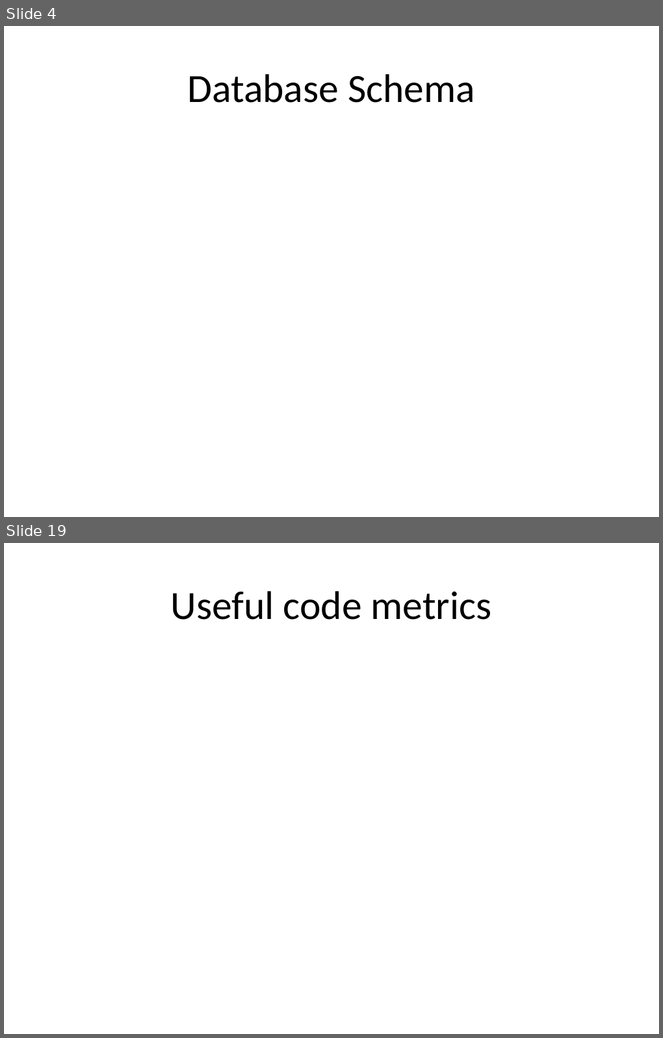
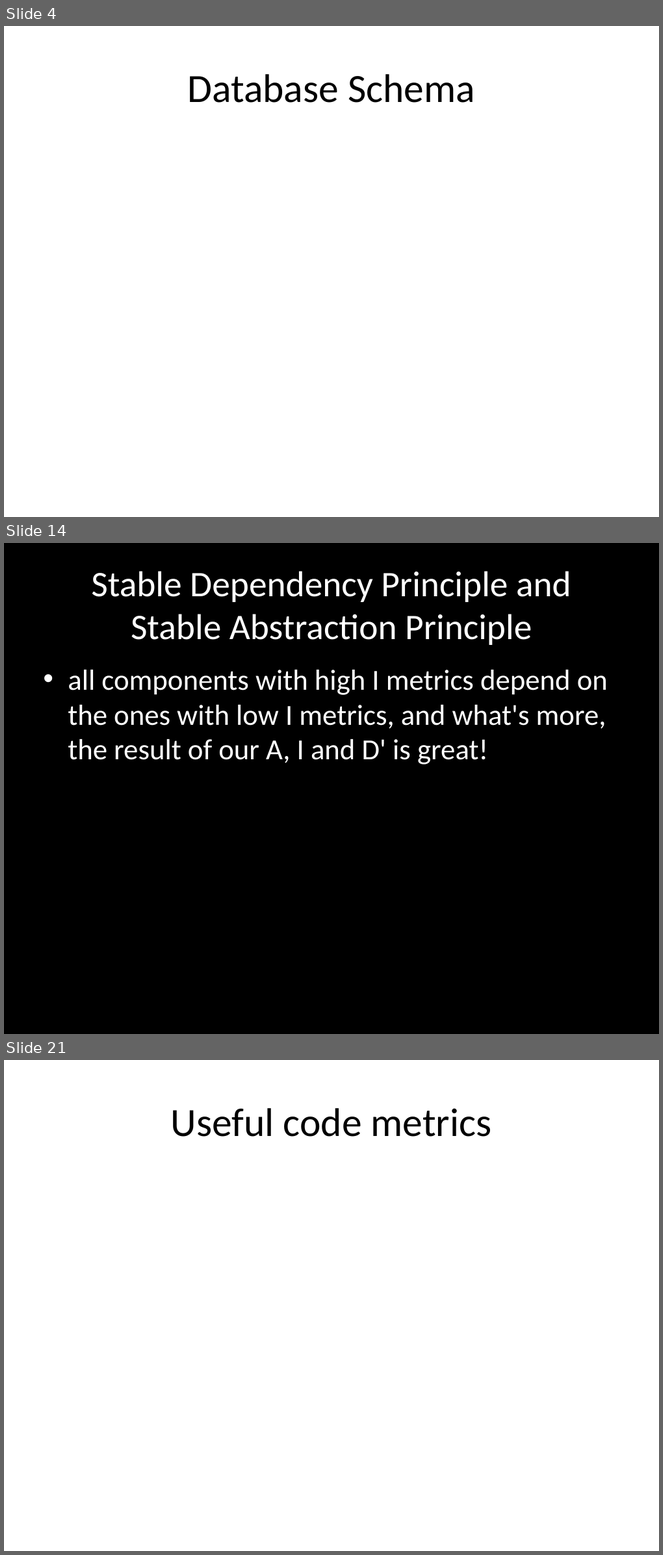
Before and after one commit to lqi/sensiblephp, a slide deck: docs/FinalProjectPresentation.pptx. Shown one above the other, each under a label of ours: slides 4 and 19 before the commit, slides 4, 14 and 21 after it; the slides between them are not shown. The pictures are 663x1038 and 663x1555 pixels, drawn with LibreOffice and Linux fonts; fonts in the diff are those of the drawing. Boxes give left, top, right and bottom in pixels: in the first picture for what was removed or moved away, otherwise in the second. Text is boxed around its words. In the diff, an @@ line names an element or a change of style, - is before the commit and + after.

```diff
--- a/docs/FinalProjectPresentation.pptx
+++ b/docs/FinalProjectPresentation.pptx
@@ slide 14 added at (4,543,659,1034), background #000000 @@
@@ title added at (91,571,571,645), 39.6 pt, text #FFFFFF @@
+Stable Dependency Principle and Stable Abstraction Principle
@@ text added at (68,670,608,765), 32 pt, text #FFFFFF @@
+• all components with high I metrics depend on the ones with low I metrics, and what's more, the result of our A, I and D' is great!
@@ what was slide 19 is now slide 21 @@
```
Also in this commit, not shown: 14 slides changed, 1 other slide added.
